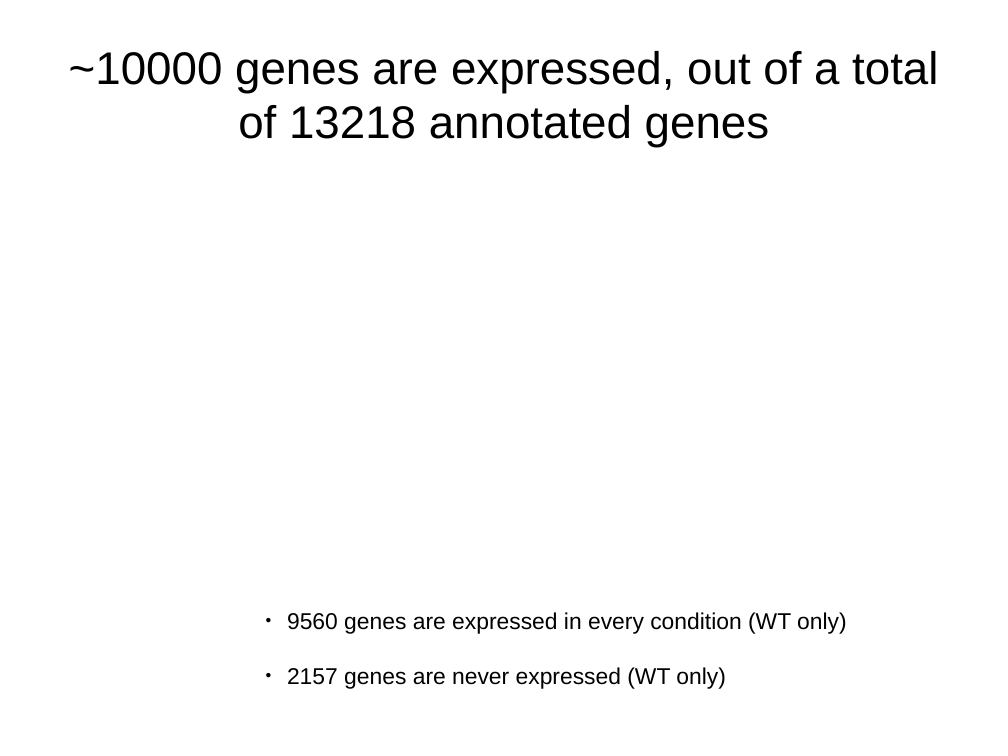
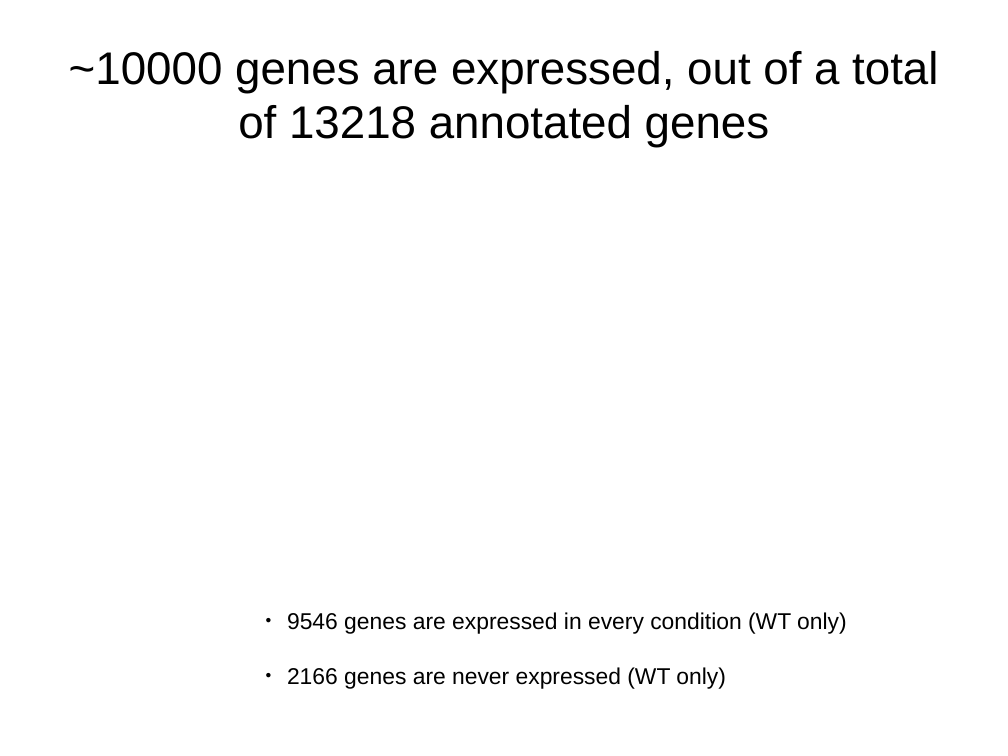
Before and after one commit to wilkinsonlab/m-oryzae-polya, a slide deck: slide 7 of doc/oryzae_data.odp (slide 5 before the commit). Drawn at 1008x756 pixels with LibreOffice and Linux fonts; fonts in the diff are those of the drawing. Boxes give left, top, right and bottom in pixels: in the first picture for what was removed or moved away, otherwise in the second. Text is boxed around its words. In the diff, an @@ line names an element or a change of style, - is before the commit and + after.

```diff
--- a/doc/oryzae_data.odp
+++ b/doc/oryzae_data.odp
@@ text at (287, 612, 847, 689): text changed @@
-● 9560 genes are expressed in every condition (WT only)
-● 2157 genes are never expressed (WT only)
+● 9546 genes are expressed in every condition (WT only)
+● 2166 genes are never expressed (WT only)
```
Also in this commit, not shown: 21 other slides changed, 3 slides added, 10 other files.
